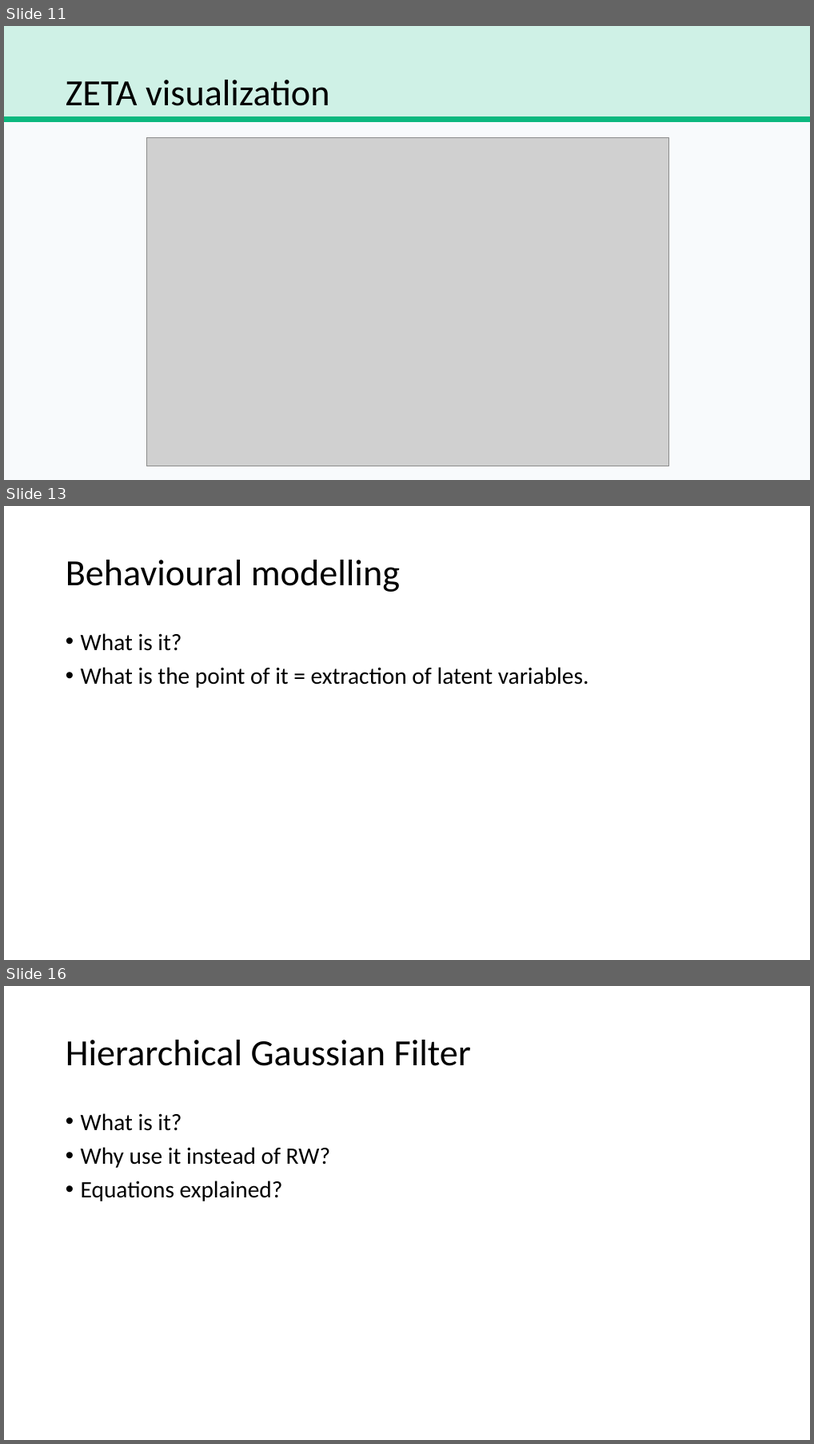
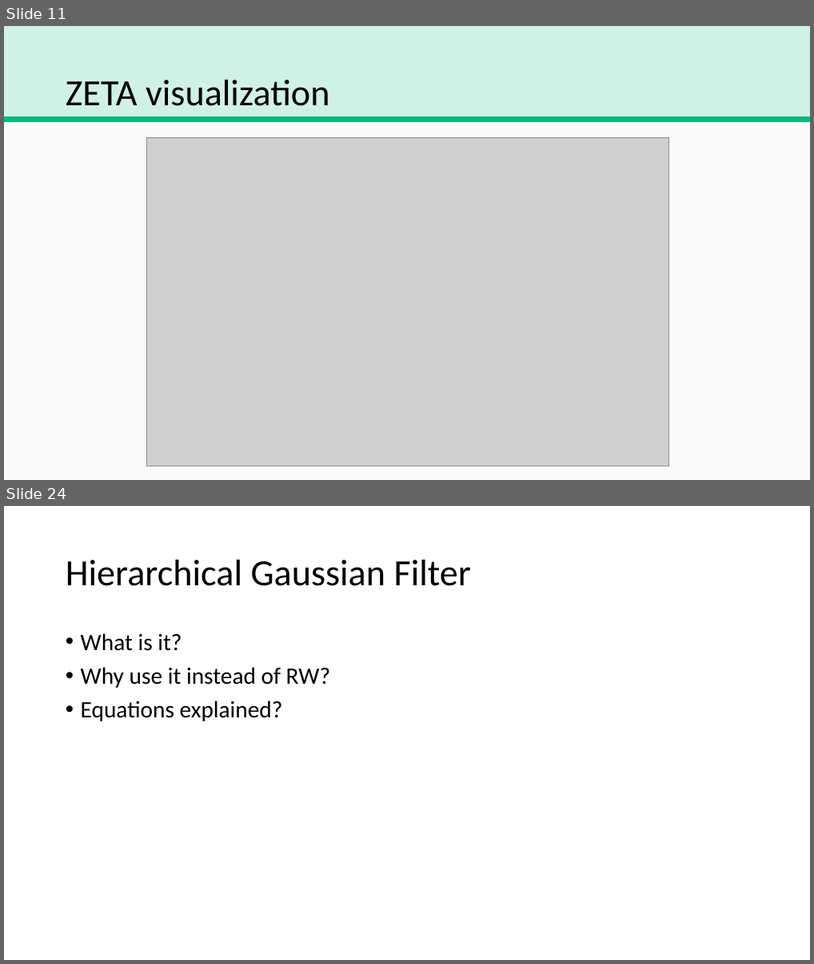
Before and after one commit to trNk27/Human_Data_Exploration, a slide deck: presentation/Prototype.pptx. Shown one above the other, each under a label of ours: slides 11, 13 and 16 before the commit, slides 11 and 24 after it; the slides between them are not shown. The pictures are 814x1444 and 814x964 pixels, drawn with LibreOffice and Linux fonts; fonts in the diff are those of the drawing; grey boxes stand for pictures; background and template pictures are left out. Boxes give left, top, right and bottom in pixels: in the first picture for what was removed or moved away, otherwise in the second. Text is boxed around its words. In the diff, an @@ line names an element or a change of style, - is before the commit and + after.

```diff
--- a/presentation/Prototype.pptx
+++ b/presentation/Prototype.pptx
@@ slide 13 removed at (x1=4, y1=506, x2=810, y2=960), background picture (left out) @@
@@ title removed at (x1=66, y1=560, x2=400, y2=592) @@
-Behavioural modelling
@@ text removed at (x1=81, y1=633, x2=590, y2=688) @@
-• What is it?
-• What is the point of it = extraction of latent variables.
@@ what was slide 16 is now slide 24 @@
```
Also in this commit, not shown: 2 slides changed, 12 slides added, 3 other slides removed, 30 other files.
